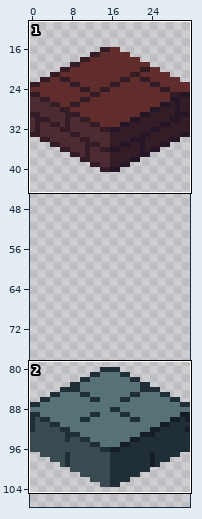
A pixel-art file gets an edit: assets/img/settlements/tileset_bridges.aseprite. Above, an overview of the earlier version with the close-up marked.
Close-up. The starting point:
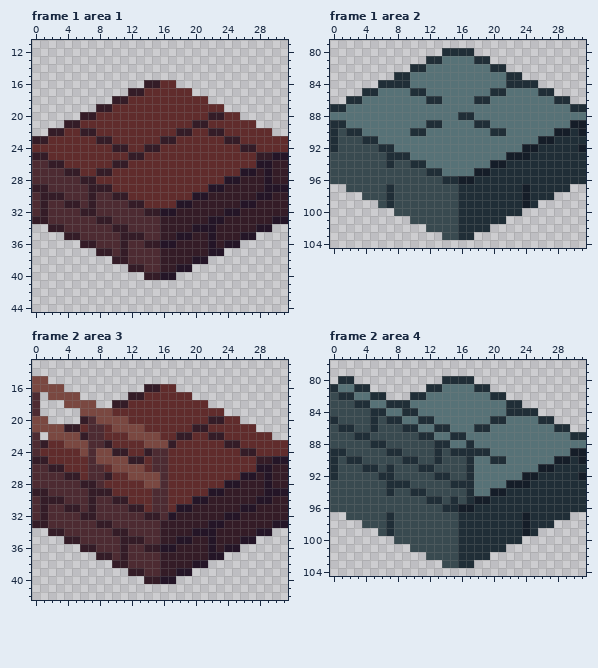
32x128 pixels, 11 frames. Shown: frame 1 area 1: x 0..31, y 11..44; frame 1 area 2: x 0..31, y 79..104; frame 2 area 3: x 0..31, y 13..42; frame 2 area 4: x 0..31, y 78..104. The wide view leaves out empty margins. The commit also changed other frames or places, which this record leaves out.
And afterwards:
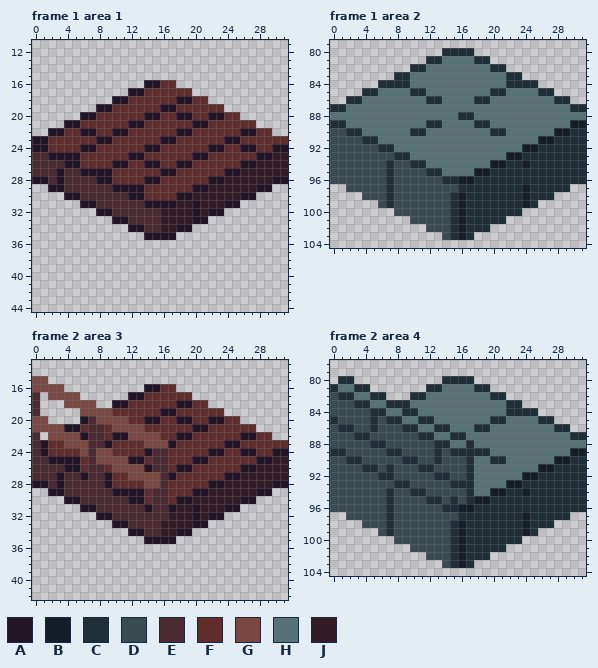
Palette (. is transparent): A #241527  B #151d28  C #202e37  D #394a50  E #4d2b32  F #602c2c  G #7a4841  H #577277  J #341c27
From old to new:
--- frame 1 area 1, layer "Floor"
@@ x 0..31 @@
 15 ................................
-16 ..............JJFF..............
-17 ............JJFFFFFF............
-18 ..........JJFFFFFFFFFF..........
-19 ........JJFFFFFFFFFFFFFF........
-20 ......JJFFFFFFFFFFFFFFJJFF......
-21 ....JJFFFFFFFFFFFFFFJJFFFFFF....
-22 ..JJFFJJFFFFFFFFFFJJFFJJFFFFFF..
-23 JJFFFFFFJJFFFFFFJJFFFFFFJJFFFFFF
-24 FFFFFFFFFFJJFFJJFFFFFFFFFFJJFFFF
-25 JJFFFFFFFFFFJJFFFFFFFFFFFFFFJJAA
-26 EEJJFFFFFFJJFFFFFFFFFFFFFFFFAAJJ
-27 EEEEJJFFJJFFFFFFFFFFFFFFFFAAJAJJ
-28 EEEEEEJJFFFFFFFFFFFFFFFFAAJJJAJJ
-29 JJEEEEEJJJFFFFFFFFFFFFAAJJJJJAAA
-30 EJJJEEEJEEJJFFFFFFFFAAJJJJJJAAJJ
-31 EJEEJJEJEEEEJJFFFFAAJJJJJJAAJJJJ
-32 EJEEEEJJEEEEEEJJAAJJJJJJAAJJJJJJ
-33 JJEEEEEEJJEEEEEEJJJJJJAAJJJJJJAA
-34 ..JJEEEEEEJJEEEEJJJJAAAJJJJJAA..
-35 ....JJEEEEEJJJEEJJAAJJAJJJAA....
-36 ......JJEEEJEEJJAAJJJJAJAA......
-37 ........JJEJEEEEJJJJJJAA........
-38 ..........JJEEEEJJJJAA..........
-39 ............JJEEJJAA............
-40 ..............JJAA..............
+16 ..............AAFF..............
+17 ............AAFFFFFF............
+18 ..........AAFFFFFFAAFF..........
+19 ........AAFFFFFFAAFFFFFF........
+20 ......AAFFFFFFAAFFAAFFAAFF......
+21 ....AAFFFFFFAAFFFFFFAAFFFFFF....
+22 ..AAFFAAFFAAFFFFFFAAFFFFFFAAFF..
+23 AAFFFFFFAAFFFFFFAAFFFFFFAAFFFFFF
+24 AAFFFFAAFFFFFFAAFFFFFFAAFFAAFFAA
+25 EEAAAAFFFFFFAAFFFFFFAAFFFFFFAAJJ
+26 EEEEAAFFFFAAFFAAFFAAFFFFFFAAJJJJ
+27 EEEAEEAAAAFFFFFFAAFFFFFFAAJJJJJJ
+28 AAEAEEEEAAFFFFAAFFFFFFAAJJJJJJAA
+29 ..AAEEEEEEAAAAFFFFFFAAJJJJJJAA..
+30 ....AAEEEEEEAAFFFFAAJJJJJJAA....
+31 ......AAEEEEEEAAAAJJAJJJAA......
+32 ........AAEEEEEEJJJJAJAA........
+33 ..........AAEEEEJJJJAA..........
+34 ............AAEEJJAA............
+35 ..............AAAA..............
+36 ................................
+37 ................................
+38 ................................
+39 ................................
+40 ................................
 41 ................................
--- frame 1 area 2, layer "Floor"
@@ x 0..31 @@
  89 CCHHHHHHHHHHCCHHHHCCHHHHHHHHHHBB
- 90 CDCCHHHHHHCCHHHHHHHHCCHHHHHHBBCB
- 91 CDDDCCHHHHHHHHHHHHHHHHHHHHBBCCCC
- 92 CDDDDDCCHHHHHHHHHHHHHHHHBBCCCCCB
- 93 DDDDDDDCCCHHHHHHHHHHHHBBBCCCCCCC
- 94 DDDDDDDCDDCCHHHHHHHHBBCCCCCCCCCC
- 95 DDDDDDDDDDDDCCHHHHBBCCCCCCCCCCCC
- 96 DDDDDDDDDDDDDDCCBBCCCCCCCCCCCCCC
+ 90 DDCCHHHHHHCCHHHHHHHHCCHHHHHHBBCC
+ 91 DDDDCCHHHHHHHHHHHHHHHHHHHHBBCCCC
+ 92 DDDDDDCCHHHHHHHHHHHHHHHHBBCCCCCC
+ 93 DDDDDDDDCCHHHHHHHHHHHHBBCCCCCCCC
+ 94 DDDDDDDCDDCCHHHHHHHHBBCCBCCCCCCC
+ 95 DDDDDDDCDDDDCCHHHHBBCCCCCCCCCCCC
+ 96 DDDDDDDCDDDDDDCCBBCCCCCCCCCCCCCC
  97 ..DDDDDCDDDDDDDDCCCCCCCCBCCCCC..
- 98 ....DDDCDDDDDDDDCCCCCCCCBCCC....
- 99 ......DCDDDDDDDDCCCCCCCCBC......
-100 ........DDDDDDDDCCCCCCCC........
-101 ..........DDDDDDCCCCCC..........
-102 ............DDDDCCCC............
-103 ..............DDCC..............
+ 98 ....DDDCDDDDDDDCBCCCCCCCBCCC....
+ 99 ......DCDDDDDDDCBCCCCCCCBC......
+100 ........DDDDDDDCBCCCCCCC........
+101 ..........DDDDDCBCCCCC..........
+102 ............DDDCBCCC............
+103 ..............DCBC..............
 104 ................................
--- frame 2 area 3, layer "Floor"
@@ x 0..31 @@
 15 GG..............................
-16 GGGG..........JJFF..............
-17 E.GGGG......JJFFFFFF............
-18 E...GGGG..JJFFFFFFFFFF..........
-19 E.....GGGGFFFFFFFFFFFFFF........
-20 GG....JEGGGGFFFFFFFFFFJJFF......
-21 GGGGJJFEEFGGGGFFFFFFJJFFFFFF....
-22 E.GGGGJEEFFFGGGGFFJJFFJJFFFFFF..
-23 EJFFGGGEEJFFFFGGGJFFFFFFJJFFFFFF
-24 EFFFFFGEGGJJFFJEEFFFFFFFFFJJFFFF
-25 JJFFFFFEGGGGJJFEEFFFFFFFFFFFJJAA
-26 EEJJFFFEEFGGGGFEEFFFFFFFFFFFAAJJ
-27 EEEEJJFEEJFFGGGGEFFFFFFFFFAAJAJJ
-28 EEEEEEJJEFFFFFGGEFFFFFFFAAJJJAJJ
-29 JJEEEEEJJJFFFFFEEFFFFFAAJJJJJAAA
-30 EJJJEEEJEEJJFFFEEFFFAAJJJJJJAAJJ
-31 EJEEJJEJEEEEJJFEEFAAJJJJJJAAJJJJ
-32 EJEEEEJJEEEEEEJJEAJJJJJJAAJJJJJJ
-33 JJEEEEEEJJEEEEEEJJJJJJAAJJJJJJAA
-34 ..JJEEEEEEJJEEEEJJJJAAAJJJJJAA..
-35 ....JJEEEEEJJJEEJJAAJJAJJJAA....
-36 ......JJEEEJEEJJAAJJJJAJAA......
-37 ........JJEJEEEEJJJJJJAA........
-38 ..........JJEEEEJJJJAA..........
-39 ............JJEEJJAA............
-40 ..............JJAA..............
+16 GGGG..........AAFF..............
+17 E.GGGG......AAFFFFFF............
+18 E...GGGG..AAFFFFFFAAFF..........
+19 E.....GGGGFFFFFFAAFFFFFF........
+20 GG....AEGGGGFFAAFFAAFFAAFF......
+21 GGGGAAFEEFGGGGFFFFFFAAFFFFFF....
+22 E.GGGGAEEFAAGGGGFFAAFFFFFFAAFF..
+23 EAFFGGGEEAFFFFGGGAFFFFFFAAFFFFFF
+24 EAFFFFGEGGFFFFAEEFFFFFAAFFAAFFAA
+25 EEAAAAFEGGGGAAFEEFFFAAFFFFFFAAJJ
+26 EEEEAAFEEFGGGGAEEFAAFFFFFFAAJJJJ
+27 EEEAEEAEEAFFGGGGEAFFFFFFAAJJJJJJ
+28 AAEAEEEEEAFFFFGGEFFFFFAAJJJJJJAA
+29 ..AAEEEEEEAAAAFEEFFFAAJJJJJJAA..
+30 ....AAEEEEEEAAFEEFAAJJJJJJAA....
+31 ......AAEEEEEEAEEAJJAJJJAA......
+32 ........AAEEEEEEEJJJAJAA........
+33 ..........AAEEEEJJJJAA..........
+34 ............AAEEJJAA............
+35 ..............AAAA..............
+36 ................................
+37 ................................
+38 ................................
+39 ................................
+40 ................................
 41 ................................
--- frame 2 area 4, layer "Floor"
@@ x 0..31 @@
  89 CCDDDDDCCDDDDCDCCCCCHHHHHHHHHHBB
- 90 CDCCDDDDDCCDDCDDDCHHCCHHHHHHBBCB
- 91 CDDDCCDCDDDCCDDDDCHHHHHHHHBBCCCC
- 92 CDDDDDCCDDDDDCCDDCHHHHHHBBCCCCCB
- 93 DDDDDDDCCCDDDDDCCCHHHHBBBCCCCCCC
- 94 DDDDDDDCDDCCDDDDDCHHBBCCCCCCCCCC
- 95 DDDDDDDDDDDDCCDCDCBBCCCCCCCCCCCC
- 96 DDDDDDDDDDDDDDCCBBCCCCCCCCCCCCCC
+ 90 DDCCDDDDDCCDDCDDDCHHCCHHHHHHBBCC
+ 91 DDDDCCDCDDDCCDDDDCHHHHHHHHBBCCCC
+ 92 DDDDDDCCDDDDDCCDDCHHHHHHBBCCCCCC
+ 93 DDDDDDDDCCDDDDDCCCHHHHBBCCCCCCCC
+ 94 DDDDDDDCDDCCDDDDDCHHBBCCBCCCCCCC
+ 95 DDDDDDDCDDDDCCDCDCBBCCCCCCCCCCCC
+ 96 DDDDDDDCDDDDDDCCBBCCCCCCCCCCCCCC
  97 ..DDDDDCDDDDDDDDCCCCCCCCBCCCCC..
- 98 ....DDDCDDDDDDDDCCCCCCCCBCCC....
- 99 ......DCDDDDDDDDCCCCCCCCBC......
-100 ........DDDDDDDDCCCCCCCC........
-101 ..........DDDDDDCCCCCC..........
-102 ............DDDDCCCC............
-103 ..............DDCC..............
+ 98 ....DDDCDDDDDDDCBCCCCCCCBCCC....
+ 99 ......DCDDDDDDDCBCCCCCCCBC......
+100 ........DDDDDDDCBCCCCCCC........
+101 ..........DDDDDCBCCCCC..........
+102 ............DDDCBCCC............
+103 ..............DCBC..............
 104 ................................
